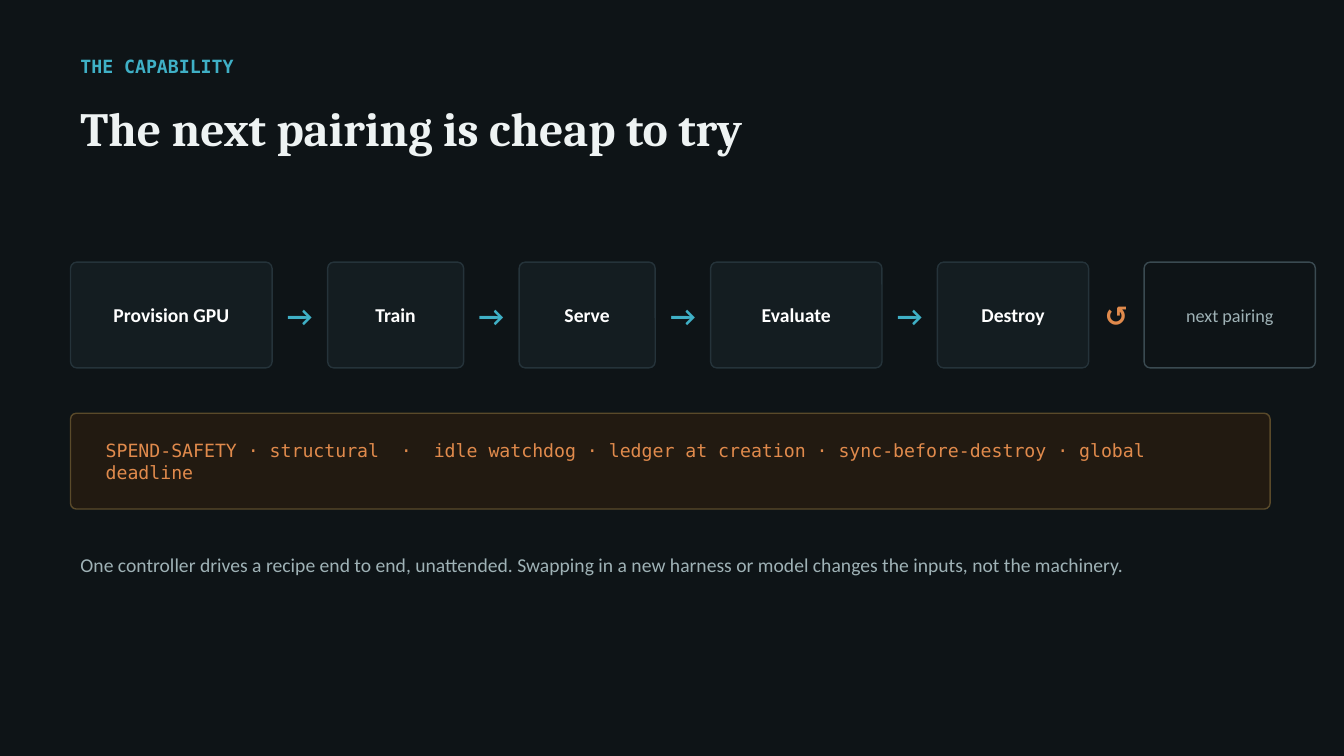
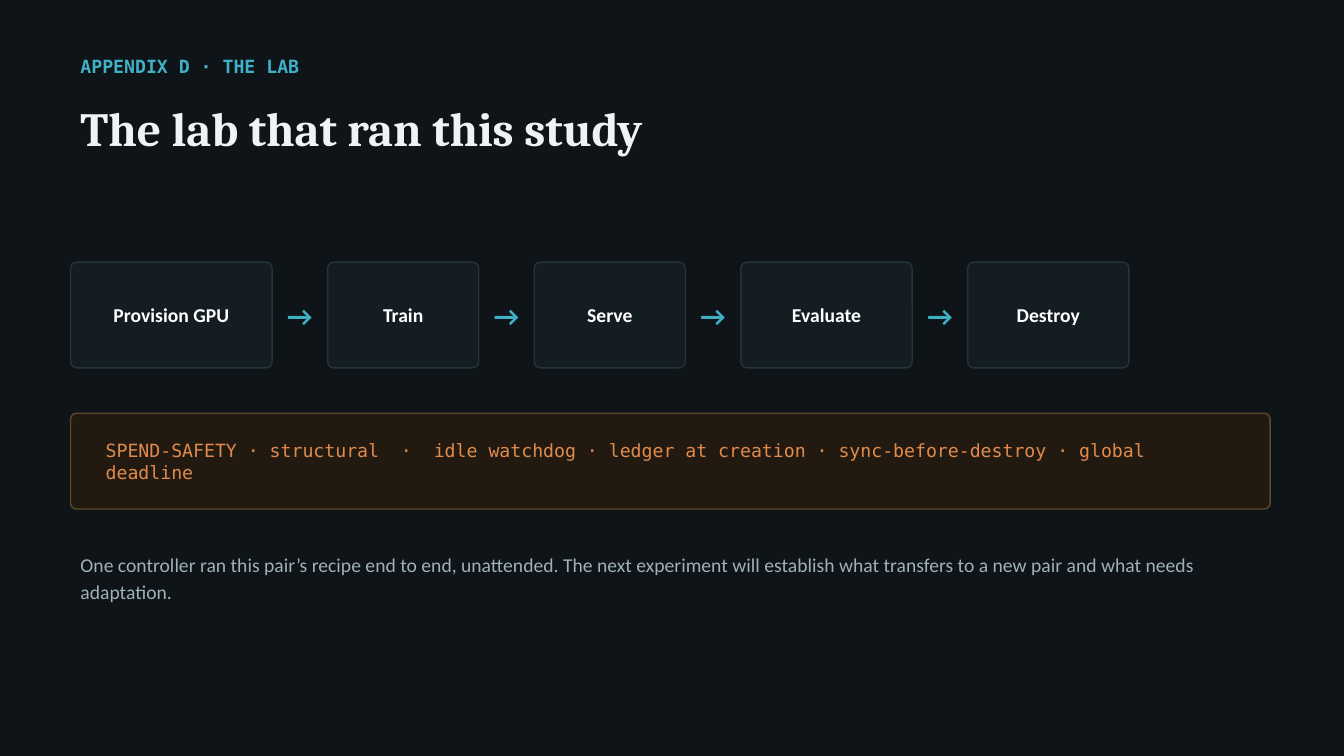
Before and after one commit to arunmenon/gisting-coding-agent, a slide deck: slide 14 of Gisting-CTO-deck.pptx (slide 11 before the commit). Drawn at 1344x756 pixels with LibreOffice and Linux fonts; fonts in the diff are those of the drawing. Boxes give left, top, right and bottom in pixels: in the first picture for what was removed or moved away, otherwise in the second. Text is boxed around its words. In the diff, an @@ line names an element or a change of style, - is before the commit and + after.

Commit message:
Deck: apply Codex review D-1 to D-11 and D-14 to D-16 (D-12, D-13 set aside by author)
Tracks named only; portability framed as the next test, not a result;
pilot limited to a guarded inner-loop trial; quality claims scoped to
easy and hard suites; 2x defined against each arm's own threshold;
8:1 token figures; path-fix and architecture causality softened; no
claims about other harnesses; serving limits in the main flow; span
and recipe merged; lab moved to appendix; HTML and PowerPoint in sync.

```diff
--- a/Gisting-CTO-deck.pptx
+++ b/Gisting-CTO-deck.pptx
@@ text at box(80, 59, 299, 73): text changed @@
-THE CAPABILITY
+APPENDIX D · THE LAB
@@ text at box(80, 113, 642, 156): text changed @@
-The next pairing is cheap to try
+The lab that ran this study
@@ text "Train": place and size @@
-text "Train" at box(375, 308, 415, 322)
+text "Train" at box(383, 308, 423, 322)
@@ rounded rectangle: place and size @@
-rounded rectangle at box(328, 262, 464, 368)
+rounded rectangle at box(328, 262, 479, 368)
@@ text "→": place and size @@
-text "→" at box(464, 262, 519, 368)
+text "→" at box(479, 262, 534, 368)
@@ text "Serve": place and size @@
-text "Serve" at box(564, 309, 609, 322)
+text "Serve" at box(587, 309, 632, 322)
@@ rounded rectangle: place and size @@
-rounded rectangle at box(519, 262, 655, 368)
+rounded rectangle at box(534, 262, 686, 368)
@@ 3 texts, 1 rounded rectangle: place and size @@
-3 texts, 1 rounded rectangle at box(655, 262, 938, 368)
+3 texts, 1 rounded rectangle at box(686, 262, 968, 368)
@@ text "Destroy": place and size @@
-text "Destroy" at box(981, 309, 1044, 325)
+text "Destroy" at box(1017, 309, 1080, 325)
@@ rounded rectangle: place and size @@
-rounded rectangle at box(938, 262, 1089, 368)
+rounded rectangle at box(968, 262, 1129, 368)
@@ text removed at box(1089, 262, 1144, 368) @@
-↺
@@ rounded rectangle removed at box(1144, 262, 1316, 368) @@
@@ text removed at box(1186, 309, 1273, 325) @@
-next pairing
@@ text at box(80, 558, 1194, 602): text changed @@
-One controller drives a recipe end to end, unattended. Swapping in a new harness or model changes the inputs, not the machinery.
+One controller ran this pair’s recipe end to end, unattended. The next experiment will establish what transfers to a new pair and what needs adaptation.
```
Also in this commit, not shown: 10 other slides changed, 2 slides added, 3 slides removed, 3 other files.
